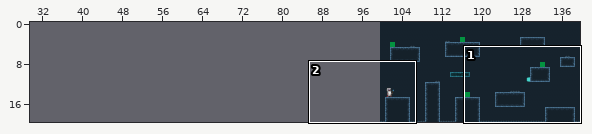
One commit to this Tiled map: src/levels/level2.tmx. Above: a wide view before the commit, with the close-up outlined.
Close-up. First the earlier version:
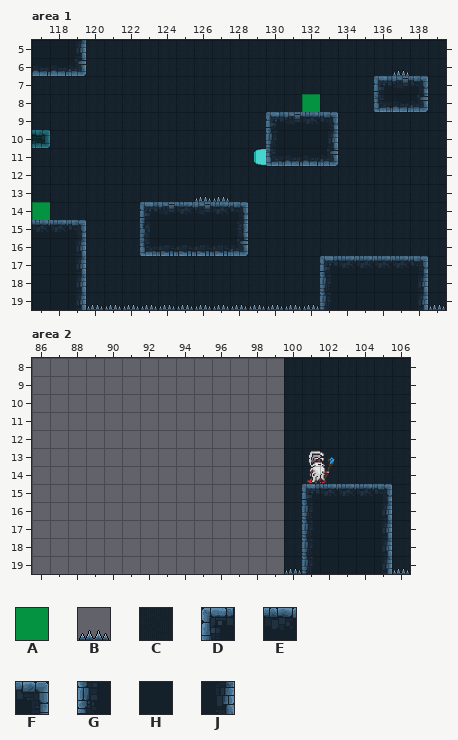
Cells are 32x32 px. Shown: area 1 x 117..139, y 5..19; area 2 x 86..106, y 8..19. The commit also changed other parts of the map, which this record leaves out. The old version is drawn lined up with the new one.
Key: from "enemy": A 0; from "spikes": B 0; from "tileset": C 0, D 7, E 8, F 10, G 13, H 14, J 16.
_ is an empty cell.
Objects are placed by their top-left corner, in cells (3,4 is the top-left corner of cell 3,4); size is 1x1 cell unless given.
Layers that did not change in this view are not listed.
Objects on layer "characters" before, area 1:
A "enemy" at 132,8
A "enemy" at 117,14
Layer "foreground" before, area 2, first column x 86:
 8 ______________CCCCCCC
 9 ______________CCCCCCC
10 ______________CCCCCCC
11 ______________CCCCCCC
12 ______________CCCCCCC
13 ______________CCCCCCC
14 ______________CCCCCCC
15 ______________CDEEEFC
16 ______________CGHHHJC
17 ______________CGHHHJC
18 ______________CGHHHJC
19 ______________CGHHHJC
Objects on layer "spikes" before, area 2:
B at 106,19
B at 100,19
And afterwards:
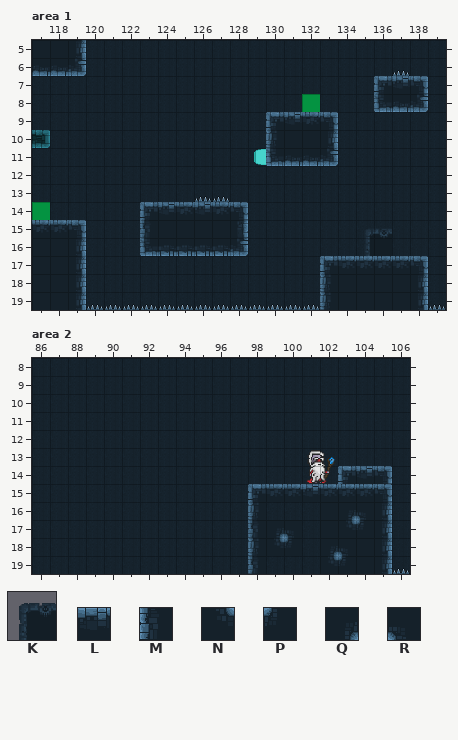
Further tiles: from "goal": K 0; from "tileset": L 9, M 19, N 36, P 37, Q 38, R 39.
From old to new:
map size 40x20 -> 140x20 cells (old content now starts at 100,0; both pictures use the new coordinates)
Layer "characters", area 1:
A new object: K "goal" at 135,15 size 2x2.
Layer "foreground", area 2:
The edit turns tile G into tile C in rows 16 to 19 at x 101.
There is now tile C in rows 8 to 14 at x 86 to 99; in row 15 at x 86 to 97; in row 16 at x 86 to 97 and 99; in rows 17 to 18 at x 86 to 97; in row 19 at x 86 to 97 and 99.
The edit turns tile C into tile D in row 14 at x 103.
There is now tile D in row 15 at x 98.
The edit turns tile C into tile E in row 15 at x 100.
There is now tile E in row 15 at x 99.
The edit turns tile C into tile F in row 14 at x 105.
There is now tile G in row 16 at x 98; in row 18 at x 98.
The edit turns tile C into tile L in row 14 at x 104.
The edit turns tile D into tile L in row 15 at x 101.
There is now tile M in row 17 at x 98; in row 19 at x 98.
The edit turns tile H into tile N in row 17 at x 103; in row 19 at x 102.
There is now tile N in row 18 at x 99.
The edit turns tile C into tile P in row 18 at x 100.
The edit turns tile H into tile P in row 17 at x 104; in row 19 at x 103.
The edit turns tile H into tile Q in row 16 at x 103; in row 18 at x 102.
There is now tile Q in row 17 at x 99.
The edit turns tile C into tile R in row 17 at x 100.
The edit turns tile H into tile R in row 16 at x 104; in row 18 at x 103.
Layer "spikes", area 2:
Object B at 100,19 is removed.
Where, in picture pixels (left, top, right, bottom), the same in both close-ups:
added: (365, 229, 392, 256)
changed: (32, 358, 392, 574)
